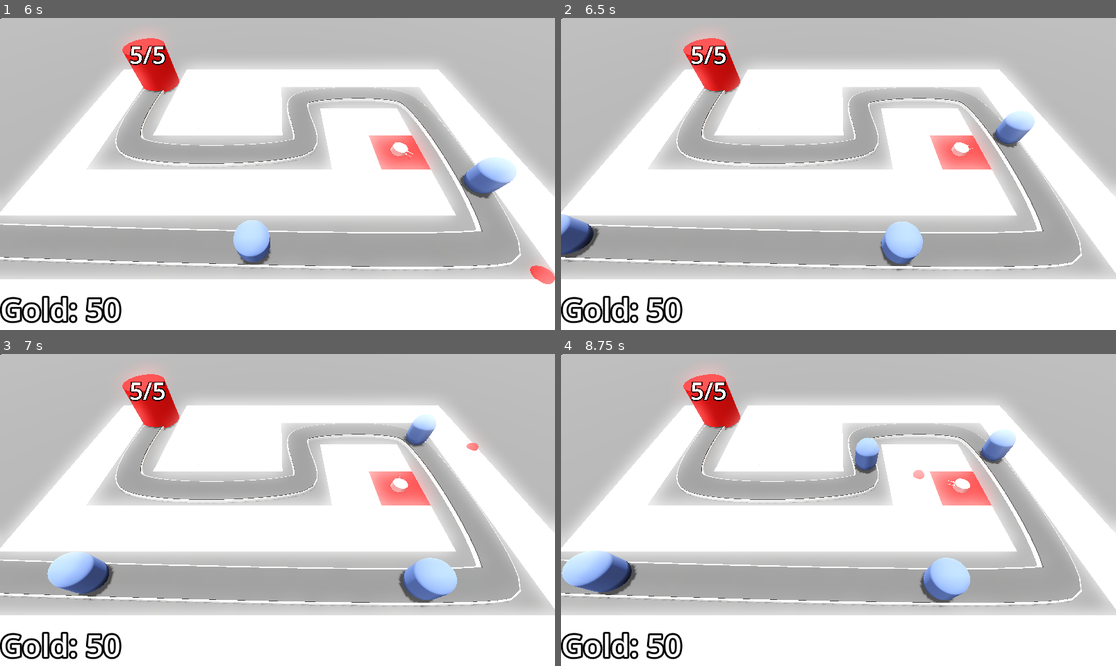
Above: before the commit, frames 1-4 (two rows, left to right).
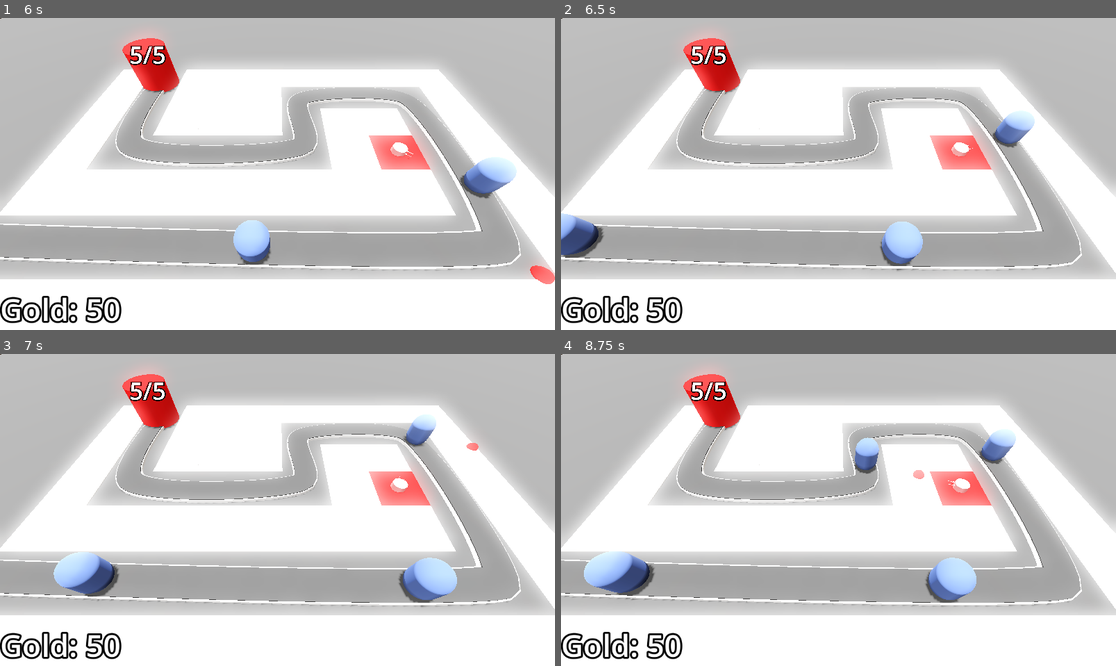
Above: after the commit, the same moments.

Repository: fbcs-jourdan/Barbarian-Blaster
Game: Godot game, scene res://base_level.tscn
Same seed, same stepped clock (60 frames per second), same inputs: the game is played once before the commit and once after it.
Inputs (mouse positions are in pixels of both pictures, inside the frame that each line leads up to):
- Up to frame 1 (6 s): tap Enter at 0.5, 2 s; move the mouse to (399, 158) at 0.52 s; click (399, 158) at 0.6 s; tap Space at 1.25 s; move the mouse to (166, 189) at 1.27 s; click (166, 189) at 1.35 s; move the mouse to (333, 105) at 2.02 s; click (333, 105) at 2.1 s; move the mouse to (249, 236) at 2.77 s; click (249, 236) at 2.85 s; move the mouse to (444, 220) at 3.52 s; click (444, 220) at 3.6 s; move the mouse to (111, 127) at 4.27 s; click (111, 127) at 4.35 s; move the mouse to (305, 174) at 5.02 s; click (305, 174) at 5.1 s; move the mouse to (194, 96) at 5.77 s; click (194, 96) at 5.85 s
- Up to frame 2 (6.5 s): no input
- Up to frame 3 (7 s): move the mouse to (399, 494) at 6.52 s; click (399, 494) at 6.6 s
- Up to frame 4 (8.75 s): move the mouse to (727, 525) at 7.27 s; click (727, 525) at 7.35 s; move the mouse to (894, 441) at 8.02 s; click (894, 441) at 8.1 s

Frame 1 is identical in both runs. In frame 2, 0.4% of the frame differs, in the area x 0-8%, y 62-79%; in frame 3, 0.6%; in frame 4, 2.3%, in the area x 0-75%, y 63-82%.

Commit message:
add diff curve

Diff:
--- a/barbarian-blaster/base_level.tscn
+++ b/barbarian-blaster/base_level.tscn
@@ -7,6 +7,7 @@
 [ext_resource type="Script" uid="uid://bu0mmqas0o7ht" path="res://path_3d.gd" id="3_ftfrf"]
 [ext_resource type="PackedScene" uid="uid://bbobhpo7aul2n" path="res://turretmanager/turret_manager.tscn" id="5_ftfrf"]
 [ext_resource type="Script" uid="uid://cqj4mvv05d04g" path="res://bank.gd" id="7_2elnx"]
+[ext_resource type="PackedScene" uid="uid://beu57ua3so805" path="res://difficulty_manager/difficulty_manager.tscn" id="8_bkkah"]
 
 [sub_resource type="ProceduralSkyMaterial" id="ProceduralSkyMaterial_bo3yr"]
 sky_top_color = Color(0.9, 0.9, 0.9, 1)
@@ -69,10 +70,11 @@
 "cells": PackedInt32Array(65535, 0, 131072, 65535, 2, 131072, 1, 65535, 131072, 2, 65535, 131072, 4, 65535, 131072, 655 …(723 unchanged characters)…
 }
 
-[node name="EnemyPath" type="Path3D" parent="."]
+[node name="EnemyPath" type="Path3D" parent="." node_paths=PackedStringArray("difficulty_manager")]
 curve = SubResource("Curve3D_bo3yr")
 script = ExtResource("3_ftfrf")
 enemy_scene = ExtResource("2_5vx1e")
+difficulty_manager = NodePath("../DifficultyManager")
 
 [node name="Road" type="CSGPolygon3D" parent="EnemyPath"]
 polygon = PackedVector2Array(-1, 0, -1, 0.3, 1, 0.3, 1, 0)
@@ -145,4 +147,6 @@
 text = "Gold: 150"
 label_settings = SubResource("LabelSettings_u2wky")
 
+[node name="DifficultyManager" parent="." instance=ExtResource("8_bkkah")]
+
 [connection signal="timeout" from="EnemyPath/Timer" to="EnemyPath" method="_on_timer_timeout"]
--- /dev/null
+++ b/barbarian-blaster/difficulty_manager/difficulty_manager.gd
@@ -0,0 +1,26 @@
+extends Node
+class_name DifficultyManager
+
+@export var game_length := 30
+@export var spawn_time_curve : Curve
+@export var enemy_heath_curve : Curve
+@onready var timer: Timer = $Timer
+
+# Called when the node enters the scene tree for the first time.
+func _ready() -> void:
+	timer.start(game_length)
+
+
+# Called every frame. 'delta' is the elapsed time since the previous frame.
+func _process(delta: float) -> void:
+	#print(timer.time_left)
+	pass
+
+func game_progress_ratio() -> float:
+	return 1.0 - timer.time_left / game_length
+
+func get_spawn_time() -> float:
+	return spawn_time_curve.sample(game_progress_ratio())
+
+func get_enemy_health() -> float:
+	return enemy_heath_curve.sample(game_progress_ratio())
--- /dev/null
+++ b/barbarian-blaster/difficulty_manager/difficulty_manager.tscn
@@ -0,0 +1,22 @@
+[gd_scene load_steps=4 format=3 uid="uid://beu57ua3so805"]
+
+[ext_resource type="Script" uid="uid://dc71ltpd11754" path="res://difficulty_manager/difficulty_manager.gd" id="1_yfgee"]
+
+[sub_resource type="Curve" id="Curve_yfgee"]
+_limits = [0.25, 2.0, 0.0, 1.0]
+_data = [Vector2(0, 2), 0.0, 0.0, 0, 0, Vector2(1, 0.25), 0.0, 0.0, 0, 0]
+point_count = 2
+
+[sub_resource type="Curve" id="Curve_botnv"]
+_limits = [10.0, 150.0, 0.0, 1.0]
+_data = [Vector2(0, 10), 0.0, 140.0, 0, 1, Vector2(1, 150), 140.0, 0.0, 1, 0]
+point_count = 2
+
+[node name="DifficultyManager" type="Node"]
+script = ExtResource("1_yfgee")
+spawn_time_curve = SubResource("Curve_yfgee")
+enemy_heath_curve = SubResource("Curve_botnv")
+
+[node name="Timer" type="Timer" parent="."]
+one_shot = true
+autostart = true
--- a/barbarian-blaster/path_3d.gd
+++ b/barbarian-blaster/path_3d.gd
@@ -1,14 +1,16 @@
 extends Path3D
 
 @export var enemy_scene : PackedScene
+@export var difficulty_manager : Node
 @onready var timer: Timer = $Timer
+
+
 
 func spawn_enemy() -> void:
 	var enemy = enemy_scene.instantiate()
 	add_child(enemy)
-
-
-
+	timer.wait_time = difficulty_manager.get_spawn_time()
+	enemy.max_health = difficulty_manager.get_enemy_health()
 
 
 func _on_timer_timeout() -> void:
Not shown: 1 places in barbarian-blaster/base_level.tscn that only renumber resources
Not shown, added: barbarian-blaster/difficulty_manager/difficulty_manager.gd.uid
